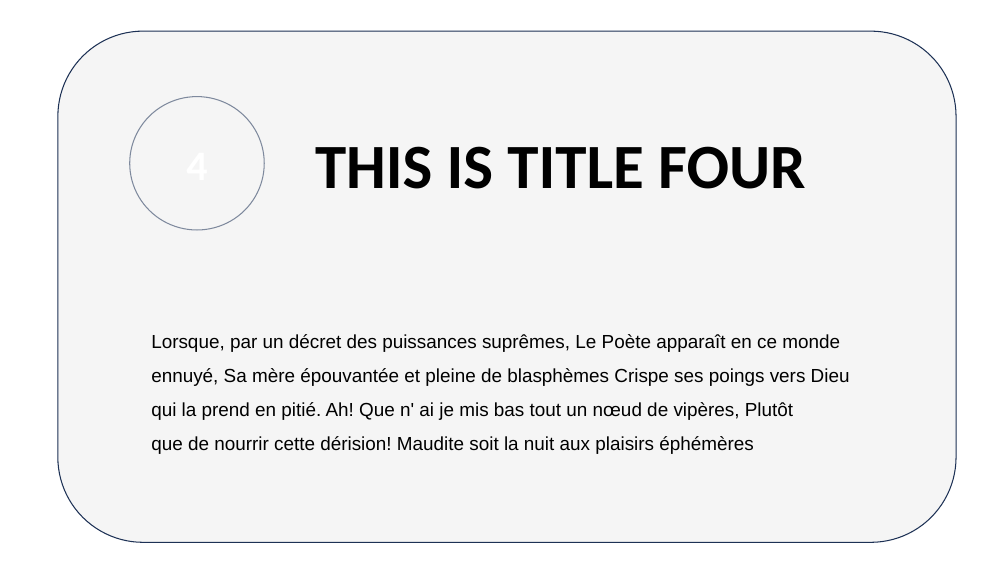
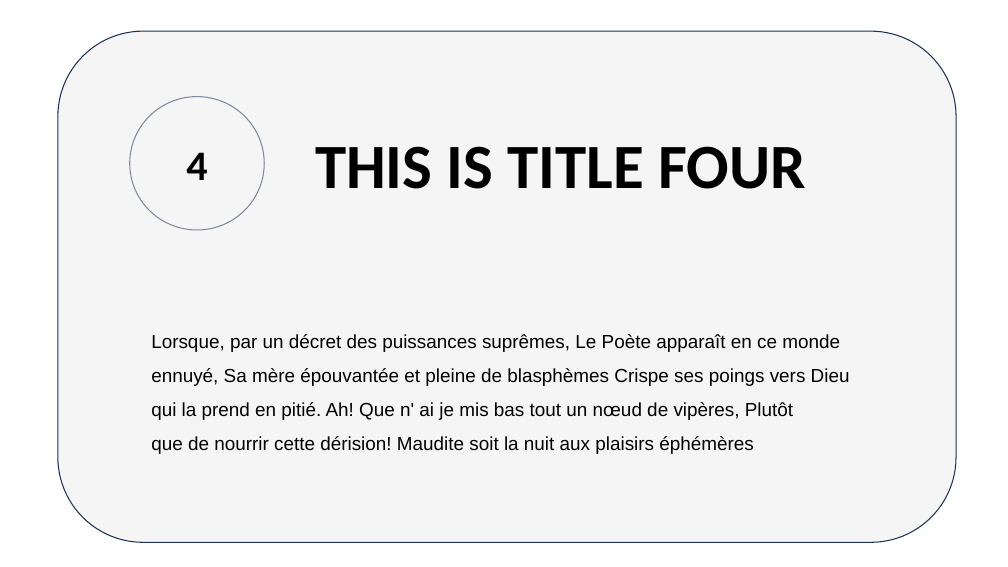
Before and after one commit to sergiorgiraldo/office, a slide deck: slide 5 of powerpoint/ideas14.pptx (slide 4 before the commit). Drawn at 1008x567 pixels with LibreOffice and Linux fonts; fonts in the diff are those of the drawing; background and template pictures are left out. Boxes give left, top, right and bottom in pixels: in the first picture for what was removed or moved away, otherwise in the second. Text is boxed around its words. In the diff, an @@ line names an element or a change of style, - is before the commit and + after.

```diff
--- a/powerpoint/ideas14.pptx
+++ b/powerpoint/ideas14.pptx
@@ ellipse "4" at (130,97,265,230): text colour #FFFFFF to #000000 @@
```
Also in this commit, not shown: 1 slide added, 1 other file.
